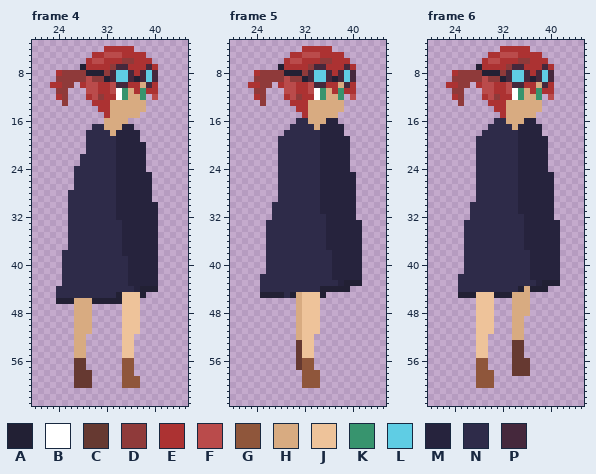
Two versions of one pixel-art file, Assets/Visuals/Hero/Herowalk.aseprite. Above: the version before the commit.
64x64 pixels, 7 frames. Shown: frame 4: x 20..45, y 3..63; frame 5: x 20..45, y 3..63; frame 6: x 20..45, y 3..63. The commit also changed other frames, which this record leaves out.
Visible layers, top first: "LegR", "LegL", "Cape", "Head".
Palette (. is transparent): A #222034  B #ffffff  C #663931  D #8f3a3a  E #ac3232  F #ba4b4b  G #8f563b  H #d8ab81  J #eec39a  K #37946e  L #5fcde4  M #26233d  N #2e2b49  P #45283c
Pixels before, frame 4, first column x 23:
 4 .........EEEEE....
 5 .......EEFFFEEEE..
 6 ......EFFEEEDDEEE.
 7 .....AEEEEDPPEEEPE
 8 .EDDDDAAADPLLPEPLP
 9 .DDDDDFDDAPLLPAPLP
10 EEDD.EFFEEFPPEEHPE
11 .DD...FFEEFBKHEKEE
12 .ED...EFDEEBKHHK.F
13 ..D....EEEHHHHHH..
14 ........EEHHHHHH..
15 .........EHHHHH...
16 .........HHHH.....
17 .......NNHHHMM....
18 ......NNNNHMMMM...
19 ......NNNNNMMMM...
20 ......NNNNNMMMMM..
21 ......NNNNNMMMMM..
22 .....NNNNNNMMMMM..
23 .....NNNNNNMMMMM..
24 ....NNNNNNNMMMMM..
25 ....NNNNNNNMMMMMM.
26 ....NNNNNNNMMMMMM.
27 ....NNNNNNNMMMMMM.
28 ...NNNNNNNNMMMMMM.
29 ...NNNNNNNNMMMMMM.
30 ...NNNNNNNNMMMMMMM
31 ...NNNNNNNNMMMMMMM
32 ...NNNNNNNNMMMMMMM
33 ...NNNNNNNNNMMMMMM
34 ...NNNNNNNNNMMMMMM
35 ...NNNNNNNNNMMMMMM
36 ...NNNNNNNNNMMMMMM
37 ...NNNNNNNNNMMMMMM
38 ..NNNNNNNNNNMMMMMM
39 ..NNNNNNNNNNNMMMMM
40 ..NNNNNNNNNNNMMMMM
41 ..NNNNNNNNNNNMMMMM
42 ..NNNNNNNNNNNMMMMM
43 ..NNNNNNNNNNNMMMMM
44 .NNNNNNNNNNNNNMAAA
45 .NNNNNNNNNNAJJJA..
46 .AAAHHHAAAAAJJJ...
47 ....HHH.....JJJ...
48 ....HHH.....JJJ...
49 ....HHH.....JJJ...
50 ....HHH.....JJJ...
51 ....HHH.....JJJ...
52 ....HH......JJ....
53 ....HH......JJ....
54 ....HH......JJ....
55 ....HH......JJ....
56 ....CC......GG....
57 ....CC......GG....
58 ....CCC.....GG....
59 ....CCC.....GGG...
60 ....CCC.....GGG...
Pixels before, frame 5, first column x 23:
 4 .........EEEEE.....
 5 .......EEFFFEEEE...
 6 ......EFFEEEDDEEE..
 7 .....AEEEEDPPEEEPE.
 8 .EDDDDAAADPLLPEPLP.
 9 .DDDDDFDDAPLLPAPLP.
10 EEDD.EFFEEFPPEEHPE.
11 .DD...FFEEFBKHEKEE.
12 .ED...EFDEEBKHHK.F.
13 ..D....EEEHHHHHH...
14 ........EEHHHHHH...
15 .........EHHHHH....
16 ........NNHHHMM....
17 .......NNNNHMMMM...
18 ......NNNNNNMMMM...
19 .....NNNNNNNMMMMM..
20 .....NNNNNNNMMMMM..
21 .....NNNNNNNMMMMM..
22 .....NNNNNNNMMMMM..
23 .....NNNNNNNMMMMM..
24 .....NNNNNNNMMMMM..
25 .....NNNNNNNMMMMMM.
26 .....NNNNNNNMMMMMM.
27 .....NNNNNNNMMMMMM.
28 .....NNNNNNNMMMMMM.
29 .....NNNNNNNMMMMMM.
30 ....NNNNNNNNMMMMMM.
31 ....NNNNNNNNMMMMMM.
32 ....NNNNNNNNNMMMMM.
33 ...NNNNNNNNNNMMMMMM
34 ...NNNNNNNNNNMMMMMM
35 ...NNNNNNNNNNMMMMMM
36 ...NNNNNNNNNNMMMMMM
37 ...NNNNNNNNNNMMMMMM
38 ...NNNNNNNNNNNMMMMM
39 ...NNNNNNNNNNNMMMMM
40 ...NNNNNNNNNNNMMMMM
41 ...NNNNNNNNNNNMMMMM
42 ..NNNNNNNNNNNNMMMMM
43 ..NNNNNNNNNNNNNMAAA
44 ..NNNNNNNNNNAAAAA..
45 ..AAAANAHJJJA......
46 ........HJJJ.......
47 ........HJJJ.......
48 ........HJJJ.......
49 ........HJJJ.......
50 ........HJJJ.......
51 ........HJJJ.......
52 ........HJJ........
53 ........CJJ........
54 ........CJJ........
55 ........CJJ........
56 ........CGG........
57 ........CGG........
58 .........GGG.......
59 .........GGG.......
60 .........GGG.......
Pixels before, frame 6, first column x 23:
 4 .........EEEEE.....
 5 .......EEFFFEEEE...
 6 ......EFFEEEDDEEE..
 7 .....AEEEEDPPEEEPE.
 8 .EDDDDAAADPLLPEPLP.
 9 .DDDDDFDDAPLLPAPLP.
10 EEDD.EFFEEFPPEEHPE.
11 .DD...FFEEFBKHEKEE.
12 .ED...EFDEEBKHHK.F.
13 ..D....EEEHHHHHH...
14 ........EEHHHHHH...
15 .........EHHHHH....
16 ........NNHHHMM....
17 .......NNNNHMMMM...
18 ......NNNNNNMMMM...
19 .....NNNNNNNMMMMM..
20 .....NNNNNNNMMMMM..
21 .....NNNNNNNMMMMM..
22 .....NNNNNNNMMMMM..
23 .....NNNNNNNMMMMM..
24 .....NNNNNNNMMMMM..
25 .....NNNNNNNMMMMMM.
26 .....NNNNNNNMMMMMM.
27 .....NNNNNNNMMMMMM.
28 .....NNNNNNNMMMMMM.
29 .....NNNNNNNMMMMMM.
30 ....NNNNNNNNMMMMMM.
31 ....NNNNNNNNMMMMMM.
32 ....NNNNNNNNNMMMMM.
33 ...NNNNNNNNNNMMMMMM
34 ...NNNNNNNNNNMMMMMM
35 ...NNNNNNNNNNMMMMMM
36 ...NNNNNNNNNNMMMMMM
37 ...NNNNNNNNNNMMMMMM
38 ...NNNNNNNNNNNMMMMM
39 ...NNNNNNNNNNNMMMMM
40 ...NNNNNNNNNNNMMMMM
41 ...NNNNNNNNNNNMMMMM
42 ..NNNNNNNNNNNNMMMMM
43 ..NNNNNNNNNNNNNMAAA
44 ..NNNNNNNNNNAHAAA..
45 ..AAAJJJAAAHHH.....
46 .....JJJ...HHH.....
47 .....JJJ...HHH.....
48 .....JJJ...HHH.....
49 .....JJJ...HH......
50 .....JJJ...HH......
51 .....JJJ...HH......
52 .....JJ....HH......
53 .....JJ....CC......
54 .....JJ....CC......
55 .....JJ....CC......
56 .....GG....CCC.....
57 .....GG....CCC.....
58 .....GGG...CCC.....
59 .....GGG...........
60 .....GGG...........
And afterwards:
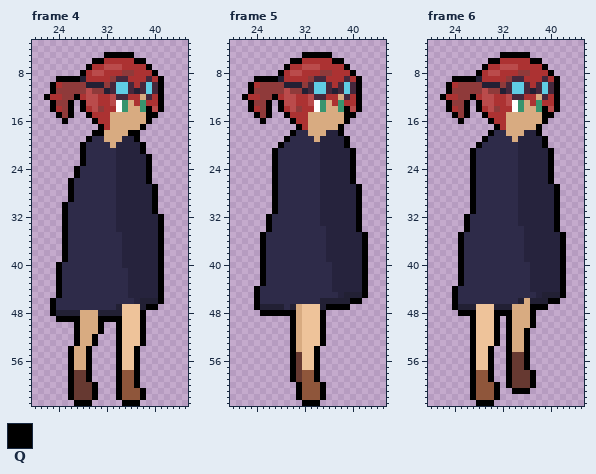
Colours new in this view: Q #000000
From old to new:
layer "Сплющений" added
layer "Head" removed
layer "Cape" removed
layer "LegL" removed
layer "LegR" removed
Changed rows in their new state; - is an unchanged pixel.
Frame 4:
first column x 22:
 4 ----------.....-----
 5 --------..QQQQQ..---
 6 -------.QQ---EEQQ.--
 7 ------.Q--FFFE---Q.-
 8 --....QEFFEEEDD-EEQ-
 9 --QQQQAEEEEDPPEEEPEQ
10 -Q---DDAAADPLLP-PLPQ
11 -Q--DDD-DDAPLLPAPLPQ
12 QE--DQEF-E-FPPEEHPEQ
13 -QD-Q-QFF--FBK-EKEEQ
14 -QEDQ-QEFD-EBK--KQFQ
15 --QDQ--QEE------HQQ-
16 ---Q----QEE---HHHQ--
17 --------.QE--HHHQ---
18 -------.QQH-HHQQ----
19 -------Q--HHH--Q----
20 ------Q----H----Q---
21 ------Q---------Q---
22 ------Q----------Q--
23 ------Q----------Q--
24 -----Q-----------Q--
25 -----Q-----------Q--
26 ----Q------------Q--
27 ----Q-------------Q-
28 ----Q-------------Q-
29 ----Q-------------Q-
30 ---Q--------------Q-
31 ---Q--------------Q-
32 ---Q---------------Q
33 ---Q--------M------Q
34 ---Q--------M------Q
35 ---Q---------------Q
36 ---Q---------------Q
37 ---Q---------------Q
38 ---Q---------------Q
39 ---Q---------M-----Q
40 --Q----------M-----Q
41 --Q----------------Q
42 --Q----------------Q
43 --Q----------------Q
44 --Q-----------M-MMMQ
45 --Q---------NNMMMMMQ
46 -QNNNNNNNNNNNNNMAAAQ
47 -QNNNNNNNNNNA---AQQ-
48 -QAAAA--HAAAA---Q---
49 --QQQQ--HQQQQ---Q---
50 -----Q--HQ--Q---Q---
51 -----Q--HQ--Q---Q---
52 -----Q-HQ---Q--JQ---
53 -----Q-HQ---Q--JQ---
54 ----Q--Q----Q--Q----
55 ----Q--Q----Q--Q----
56 ----QHHQ----QJJQ----
57 ----QHHQ----QJJQ----
58 ----Q--Q----Q--Q----
59 ----Q--Q----Q--Q----
60 ----Q---Q---Q--Q----
61 ----QCCCQ---QGGGQ---
62 ----QCCCQ---QGGGQ---
63 -----QQQ-----QQQ----
Frame 5:
first column x 22:
 4 ----------.....------
 5 --------..QQQQQ..----
 6 -------.QQ---EEQQ.---
 7 ------.Q--FFFE---Q.--
 8 --....QEFFEEEDD-EEQ--
 9 --QQQQAEEEEDPPEEEPEQ-
10 -Q---DDAAADPLLP-PLPQ-
11 -Q--DDD-DDAPLLPAPLPQ-
12 QE--DQEF-E-FPPEEHPEQ-
13 -QD-Q-QFF--FBK-EKEEQ-
14 -QEDQ-QEFD-EBK--KQFQ-
15 --QDQ--QEE------HQQ--
16 ---Q----QEE---HHHQ---
17 --------.QEH-HHHQ----
18 -------.Q--HHH--Q----
19 ------.Q----H----Q---
20 ------Q----------Q---
21 -----Q------------Q--
22 -----Q------------Q--
23 -----Q------------Q--
24 -----Q------------Q--
25 -----Q------------Q--
26 -----Q------------Q--
27 -----Q-------------Q-
28 -----Q-------------Q-
29 -----Q-------------Q-
30 -----Q-------------Q-
31 -----Q-------------Q-
32 ----Q--------M-----Q-
33 ----Q--------M-----Q-
34 ----Q--------------Q-
35 ---Q----------------Q
36 ---Q----------------Q
37 ---Q----------------Q
38 ---Q----------M-----Q
39 ---Q----------M-----Q
40 ---Q----------------Q
41 ---Q----------------Q
42 ---Q----------------Q
43 ---Q-----------M-MMMQ
44 --Q----------NNMMMMMQ
45 --QNNNN-NNNNNNNNMAAAQ
46 --QNNNNNNNNNNAAAAAQQ-
47 --QAAAANA----AQQQQ---
48 ---QQQQQQ----Q-------
49 --------Q----Q-------
50 --------Q----Q-------
51 --------Q----Q-------
52 --------Q---JQ-------
53 --------QH--JQ-------
54 --------QH--Q--------
55 --------Q---Q--------
56 --------Q-JJQ--------
57 --------Q-JJQ--------
58 --------QC--Q--------
59 --------QC--Q--------
60 ---------Q---Q-------
61 ---------QGGGQ-------
62 ---------QGGGQ-------
63 ----------QQQ--------
Frame 6:
first column x 22:
 4 ----------.....------
 5 --------..QQQQQ..----
 6 -------.QQ---EEQQ.---
 7 ------.Q--FFFE---Q.--
 8 --....QEFFEEEDD-EEQ--
 9 --QQQQAEEEEDPPEEEPEQ-
10 -Q---DDAAADPLLP-PLPQ-
11 -Q--DDD-DDAPLLPAPLPQ-
12 QE--DQEF-E-FPPEEHPEQ-
13 -QD-Q-QFF--FBK-EKEEQ-
14 -QEDQ-QEFD-EBK--KQFQ-
15 --QDQ--QEE------HQQ--
16 ---Q----QEE---HHHQ---
17 --------.QEH-HHHQ----
18 -------.Q--HHH--Q----
19 ------.Q----H----Q---
20 ------Q----------Q---
21 -----Q------------Q--
22 -----Q------------Q--
23 -----Q------------Q--
24 -----Q------------Q--
25 -----Q------------Q--
26 -----Q------------Q--
27 -----Q-------------Q-
28 -----Q-------------Q-
29 -----Q-------------Q-
30 -----Q-------------Q-
31 -----Q-------------Q-
32 ----Q--------M-----Q-
33 ----Q--------M-----Q-
34 ----Q--------------Q-
35 ---Q----------------Q
36 ---Q----------------Q
37 ---Q----------------Q
38 ---Q----------M-----Q
39 ---Q----------M-----Q
40 ---Q----------------Q
41 ---Q----------------Q
42 ---Q----------------Q
43 ---Q-----------M-MMMQ
44 --Q----------NNMMMMMQ
45 --QNNNNNNNNNNNNNMAAAQ
46 --QNNNNNNNNNNA-AAAQQ-
47 --QAAA---AAA---QQQ---
48 ---QQQ---QQQ---Q-----
49 -----Q---Q-Q--HQ-----
50 -----Q---Q-Q--HQ-----
51 -----Q---Q-Q--Q------
52 -----Q--JQ-Q--Q------
53 -----Q--JQ-QHHQ------
54 -----Q--Q--QHHQ------
55 -----Q--Q--Q--Q------
56 -----QJJQ--Q--Q------
57 -----QJJQ--Q--Q------
58 -----Q--Q--Q---Q-----
59 -----Q--Q--QCCCQ-----
60 -----Q---Q-QCCCQ-----
61 -----QGGGQ--QQQ------
62 -----QGGGQ-----------
63 ------QQQ------------
Pixel boxes of the changes (left, top, right, bottom) in both pictures:
changed: (44, 46, 164, 406)
changed: (242, 46, 368, 406)
changed: (440, 46, 566, 406)
